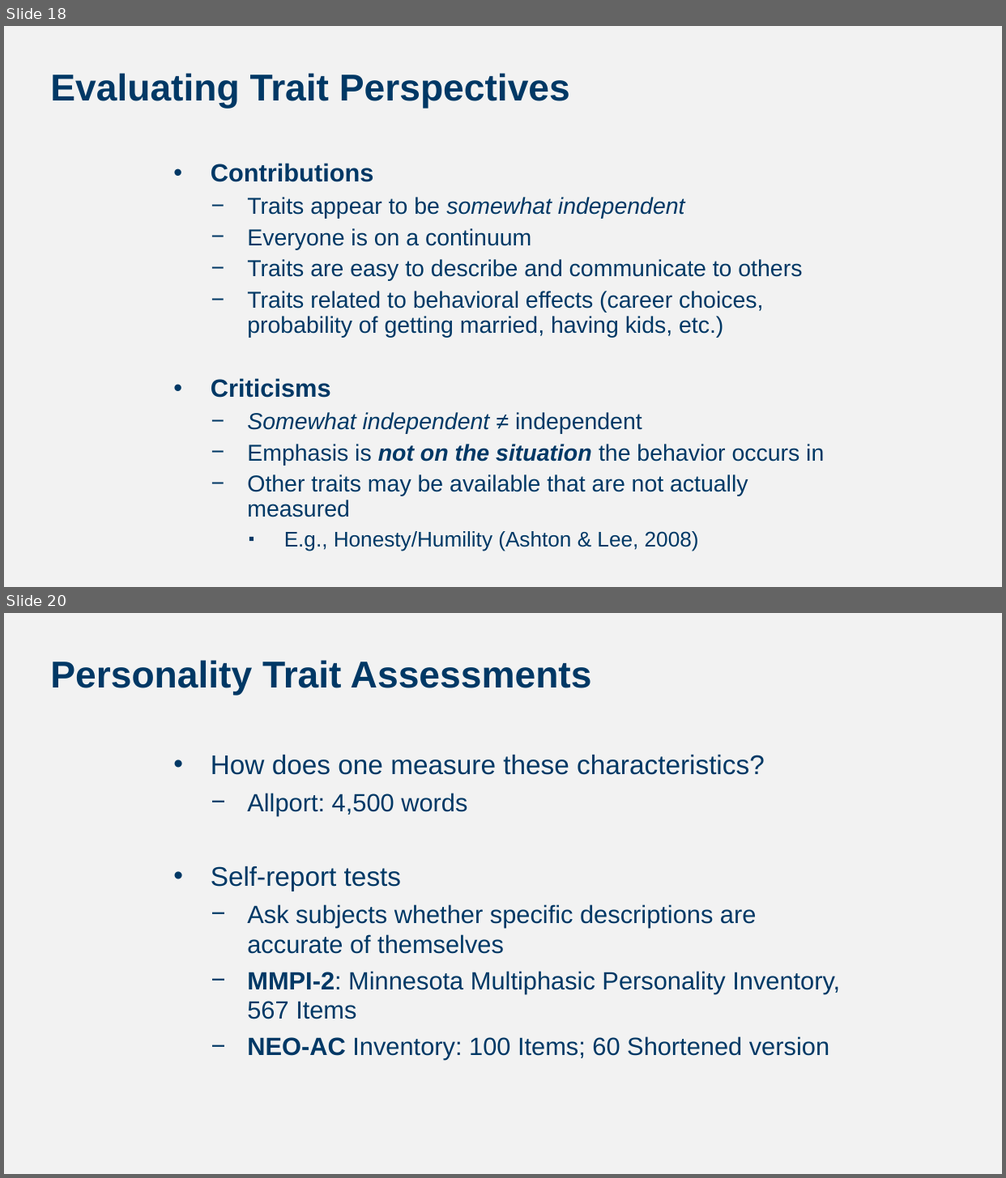
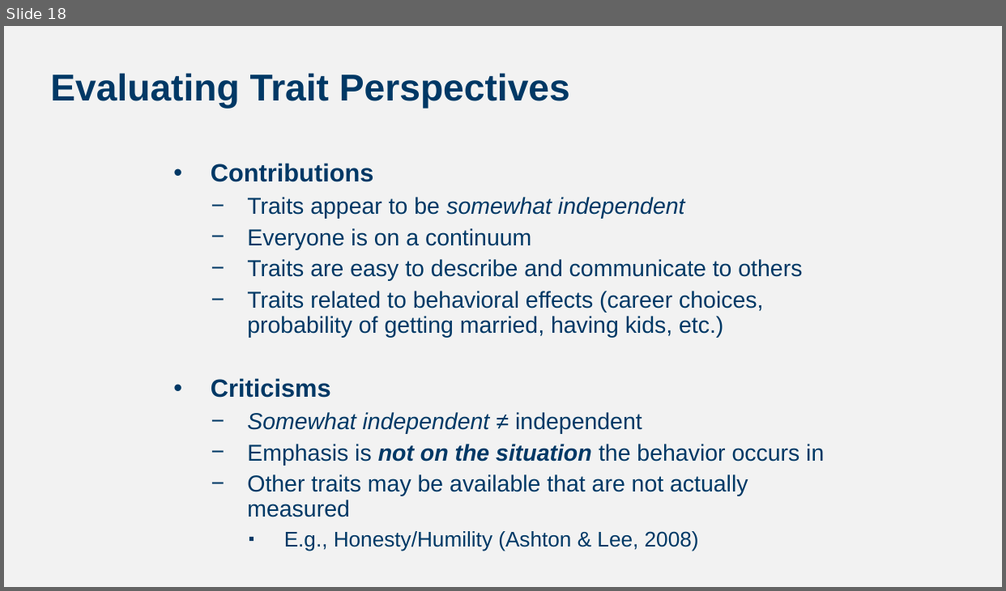
Before and after one commit to npm27/Teaching-Materials, a slide deck: Tests and Eval/Fall 25/Slides/Personality Testing.pptx. Shown one above the other, each under a label of ours: slides 18 and 20 before the commit, slide 18 after it; the slides between them are not shown. The pictures are 1006x1178 and 1006x591 pixels, drawn with LibreOffice and Linux fonts; fonts in the diff are those of the drawing. Boxes give left, top, right and bottom in pixels: in the first picture for what was removed or moved away, otherwise in the second. Text is boxed around its words. In the diff, an @@ line names an element or a change of style, - is before the commit and + after.

```diff
--- a/Tests and Eval/Fall 25/Slides/Personality Testing.pptx
+++ b/Tests and Eval/Fall 25/Slides/Personality Testing.pptx
@@ slide 20 removed at (4, 613, 1002, 1174), background #F2F2F2 @@
@@ title removed at (50, 660, 592, 696) @@
-Personality Trait Assessments
@@ text removed at (211, 754, 840, 1060) @@
-• How does one measure these characteristics?
-  − Allport: 4,500 words
-• Self-report tests
-  − Ask subjects whether specific descriptions are accurate of themselves
-  − MMPI-2: Minnesota Multiphasic Personality Inventory, 567 Items
-  − NEO-AC Inventory: 100 Items; 60 Shortened version
```
Also in this commit, not shown: 5 slides changed, 7 slides added, 2 other slides removed.
